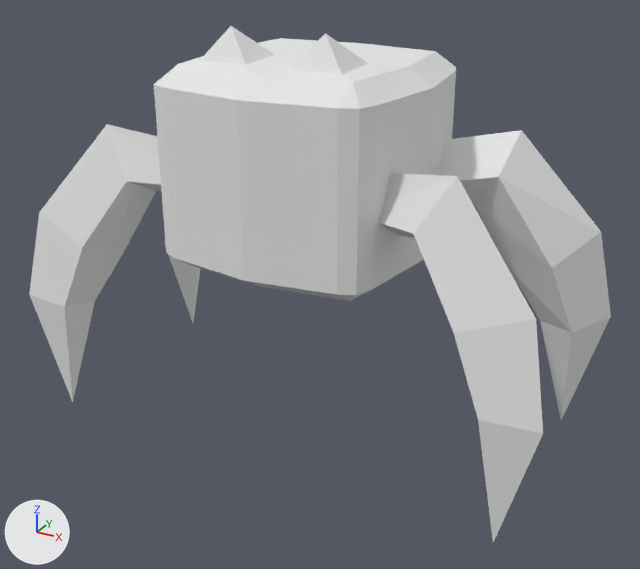
The Blender file SGA - Twix Gaming/Assets/Meshes/alien_parts.blend, before and after one commit.
One viewpoint serves both versions: a camera (50 mm lens) standing at (0.573, -1.018, 0.724) and looking at (0.022, -0.017, 0.224). The lights are fixed; the arrows at lower left show +X, +Y and +Z.

The older version as bpy lines, for what is in view:
```python
me_cube = bpy.data.meshes.new('Cube')
me_cube.from_pydata(...)  # 108 vertices, 118 faces; spans x -0.17..0.17, y -0.174..0.178, z 0.279..0.595
me_cube.materials.append(mat_material)  # white #e7e7e7
me_cube_001 = bpy.data.meshes.new('Cube.001')
me_cube_001.from_pydata(...)  # 18 vertices, 20 faces; spans x -0.387..-0.034, y -0.177..-0.028, z -0.334..0.107
me_cube_001.materials.append(mat_material)  # white #e7e7e7
me_cube_002 = bpy.data.meshes.new('Cube.002')
me_cube_002.from_pydata(...)  # 18 vertices, 20 faces; spans x -0.387..-0.034, y 0.023..0.172, z -0.334..0.107
me_cube_002.materials.append(mat_material_001)  # white #e7e7e7
ob_body = bpy.data.objects.new('Body', me_cube)
ob_body.location = (0.0, 0.0, -0.017)
ob_feets_000 = bpy.data.objects.new('Feets.000', me_cube_001)
ob_feets_000.location = (0.0, 0.003, 0.334)
ob_feets_002 = bpy.data.objects.new('Feets.002', me_cube_002)
ob_feets_002.location = (0.0, 0.003, 0.334)
# also in view: 'Feets.001' at (0.21, 0.1, 0.221); 'Feets.003' at (0.21, -0.1, 0.221)
```
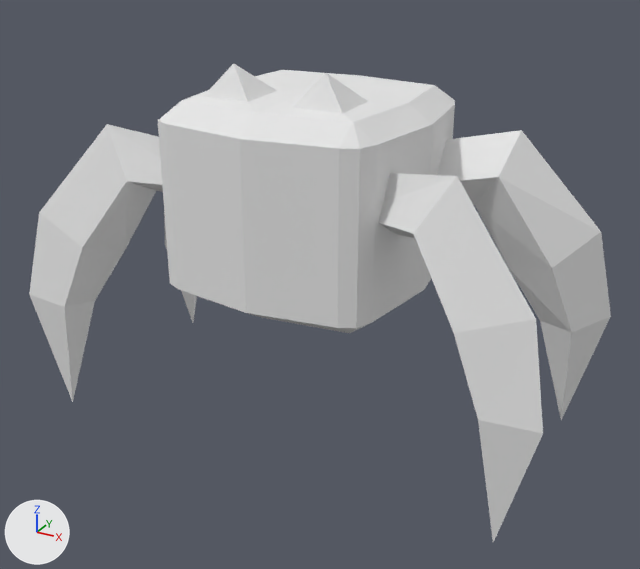
Commit message: alien atk

Pixel boxes [x1, y1, x2, y2] of what changed, in the pictures (640 x 569 px):
'Body', moved: before [154, 26, 456, 301]; after [158, 63, 455, 333]

What changed in the scene script:
```text
Change ob_body:
    ob_body.location: (0.0, 0.0, -0.017) -> (0.0, 0.003, -0.063)
```
